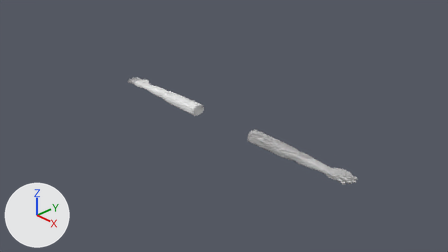
The Blender file arms.blend as it was, and as the next commit left it.
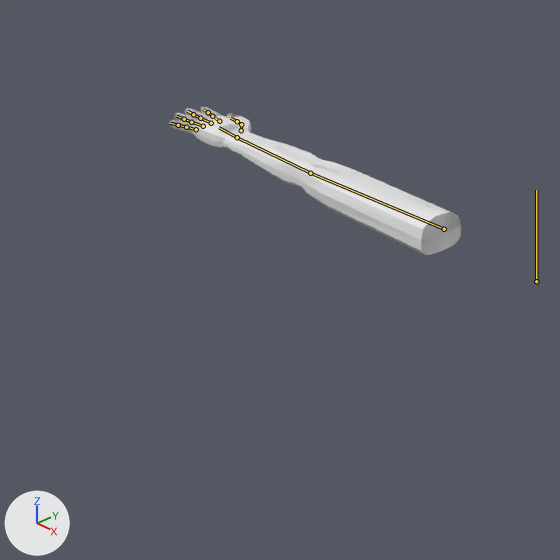
Each version appears first from the file's camera 'Camera', and next in a close-up on the part from 19% to 51% of the width and 20% to 77% of the height. Arrows for +X, +Y and +Z are at lower left; the lights stay in place. Both versions are drawn at the pose saved in each file; the numbers are the values there. The bones that bend it are drawn over the model as lines in the close-ups.

In view in the first close-up: 'Cube', 'save 1 arms.001'.
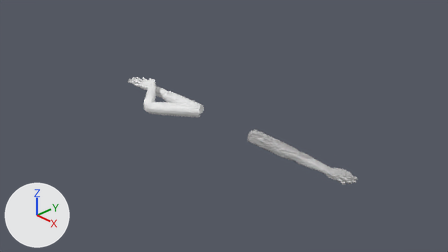
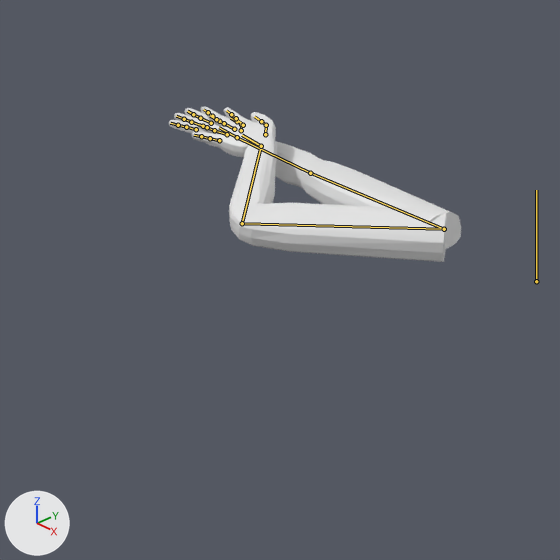
Pixel boxes [x1, y1, x2, y2] of what changed, in the close-ups (560 x 560 px):
'save 1 arms.001', posed: before [169, 107, 461, 255]; after [192, 107, 448, 262]

The edits, one by one:
Bone 'IK target.l' (bone_ik_target_l) moves from (0.0, 0.0, 0.0) to (0.22, -0.5, 0.23).
